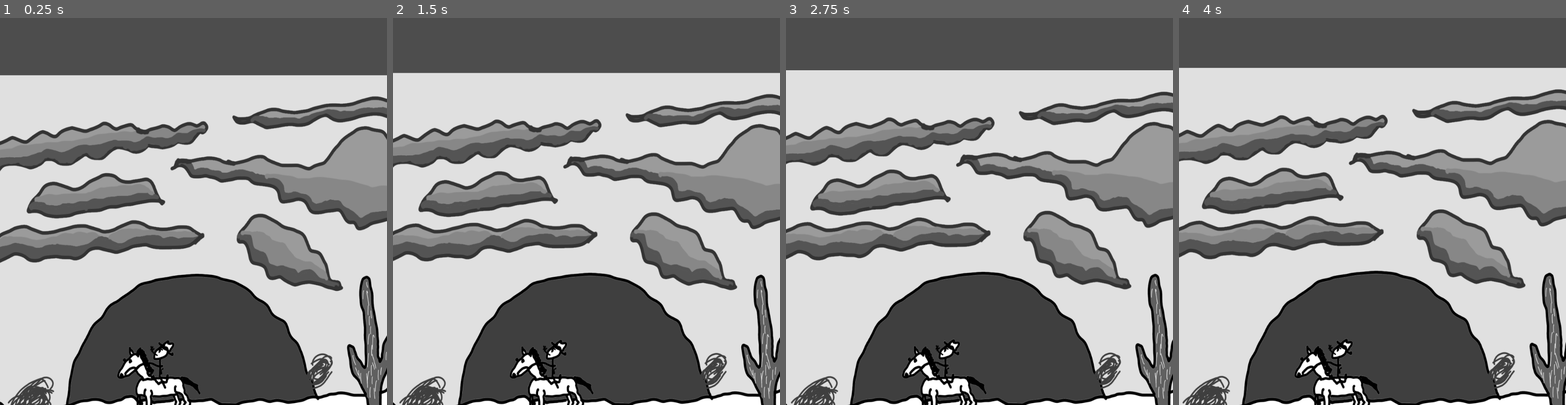
Above: before the commit, frames 1-4 (left to right).
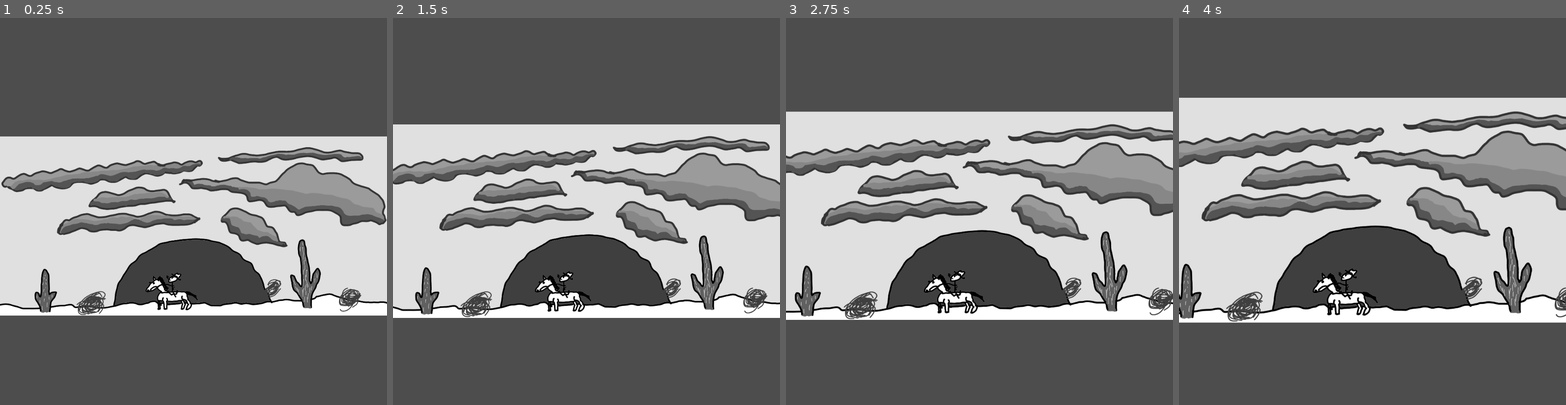
Above: after the commit, the same moments.

Repository: NihalBAnand/LD54
Game: Godot game, scene res://Scenes/Intro.tscn
Two runs of this game, one before a commit and one after it. Both use one fixed random seed, a clock stepped at 60 frames per second and the inputs below. This scene is started directly instead of the project's main scene.
Inputs:
- Up to frame 1 (0.25 s): no input
- Up to frame 2 (1.5 s): hold D (player_right) 0.53-1.28 s; tap Space (shoot) at 0.6, 1.35 s; hold A (player_left) from 1.28 s (still down)
- Up to frame 3 (2.75 s): release A (player_left) at 2.03 s; hold D (player_right) from 2.03 s (still down); tap Space (shoot) at 2.1 s
- Up to frame 4 (4 s): tap Space (shoot) at 2.85, 3.6 s; release D (player_right) at 3.53 s; hold A (player_left) from 3.53 s (still down)

The runs differ from the first frame. In frame 1, 53% of the frame differs, in the area x 0-100%, y 14-100%; in frame 2, 53%; in frame 3, 52%; in frame 4, 50%.

Commit message:
Fixed intro scene with new viewport size

Diff:
--- a/Scenes/Intro.tscn
+++ b/Scenes/Intro.tscn
@@ -6,11 +6,11 @@
 [node name="Intro" type="Node2D"]
 
 [node name="Sunset" type="Sprite2D" parent="."]
-position = Vector2(800, 449.75)
-scale = Vector2(0.799, 0.931231)
+position = Vector2(500, 500)
+scale = Vector2(0.496, 0.472079)
 texture = ExtResource("1_36clf")
 flip_h = true
 
 [node name="Camera2D" type="Camera2D" parent="."]
-position = Vector2(800, 450)
+position = Vector2(500, 500)
 script = ExtResource("2_3vtf0")
--- a/assets/scripts/introCamera.gd
+++ b/assets/scripts/introCamera.gd
@@ -1,6 +1,6 @@
 extends Camera2D
 
 func _process(delta):
-	zoom *= 1.0001
-	position = Vector2(800, 450 + (0.5 * (DisplayServer.window_get_size().y - (get_viewport().get_visible_rect().size.y / zoom.y))));
+	zoom *= 1.001
+	position = Vector2(500, 500 + (0.2 * (DisplayServer.window_get_size().y - (get_viewport().get_visible_rect().size.y / zoom.y))));
 	print((get_viewport().get_visible_rect().size.y / zoom.y));
